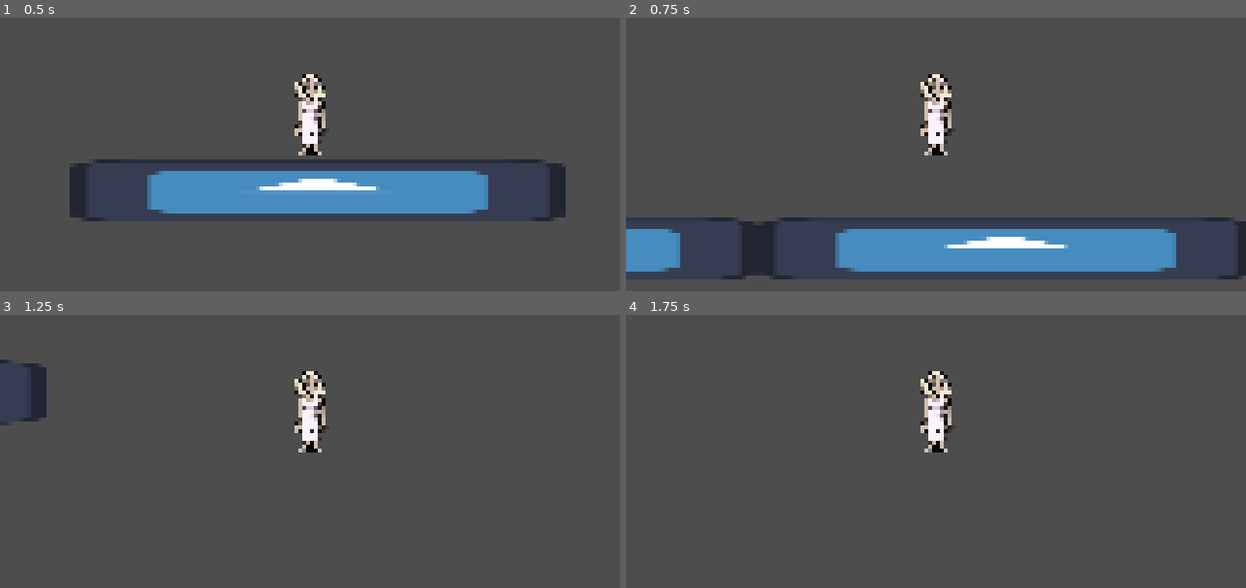
Above: before the commit, frames 1-4 (two rows, left to right).
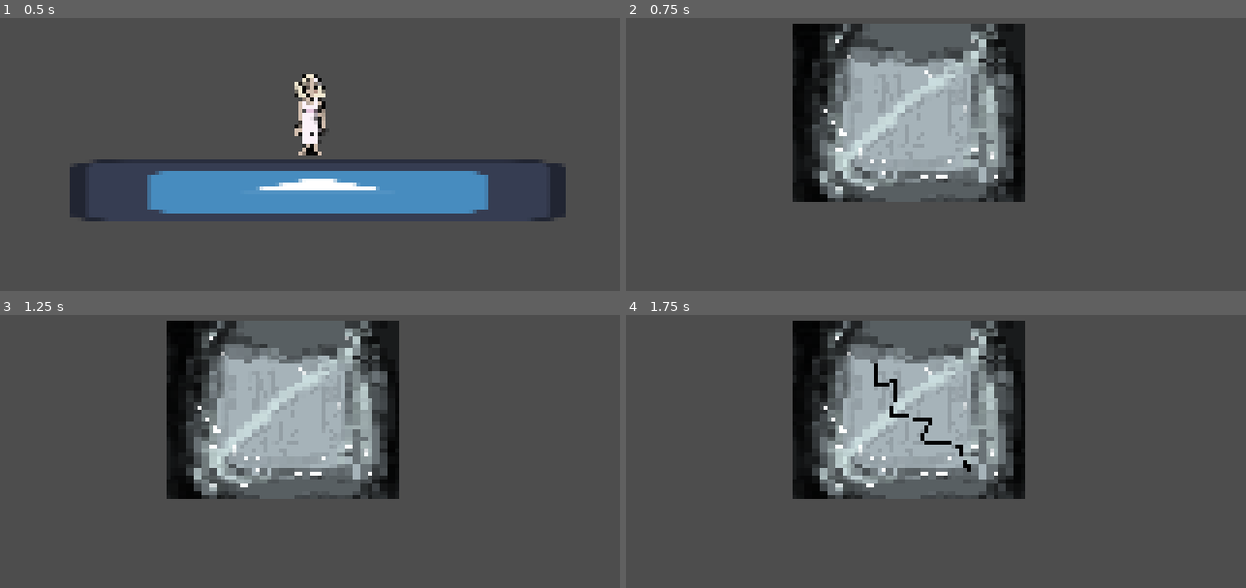
Above: after the commit, the same moments.

Repository: LukeStump/MinerMeltdown
Game: Godot game, scene res://main.tscn
Same seed, same stepped clock (60 frames per second), same inputs: the game is played once before the commit and once after it. The engine's default icon, where the game draws it, is replaced by a stand-in: a white triangle on a blue panel in a dark square.
Inputs (mouse positions are in pixels of both pictures, inside the frame that each line leads up to):
- Up to frame 1 (0.5 s): no input
- Up to frame 2 (0.75 s): tap Enter (ui_accept) at 0.5, 0.6 s; move the mouse to (1072, 99) at 0.52 s; hold Right (ui_right) from 0.53 s (still down); click (1072, 99) at 0.67 s
- Up to frame 3 (1.25 s): keep holding Right (ui_right); tap Enter (ui_accept) at 0.77, 1.07 s
- Up to frame 4 (1.75 s): keep holding Right (ui_right); move the mouse to (812, 432) at 1.27 s; click (812, 432) at 1.35 s; tap Enter (ui_accept) at 1.52, 1.55 s

Frame 1 is identical in both runs. In frame 2, 32% of the frame differs, in the area x 0-100%, y 2-96%; in frame 3, 19%; in frame 4, 19%.

Commit message:
added a bunch

Diff:
--- a/FrontOnMining/FrontOnIce.tscn
+++ b/FrontOnMining/FrontOnIce.tscn
@@ -20,13 +20,13 @@
 "duration": 1.0,
 "texture": ExtResource("4_wxdpd")
 }],
-"loop": true,
+"loop": false,
 "name": &"default",
 "speed": 5.0
 }]
 
 [sub_resource type="GDScript" id="GDScript_epi0n"]
-script/source = "extends Sprite2D
+script/source = "extends AnimatedSprite2D
 
 
 # Called when the node enters the scene tree for the first time.
@@ -42,6 +42,7 @@
 func _on_area_2d_input_event(viewport: Node, event: InputEvent, shape_idx: int) -> void:
 	if event.is_action_pressed(\"click\"):
 		print(\"ouch you clicked me\")
+		frame += 1
 "
 
 [sub_resource type="RectangleShape2D" id="RectangleShape2D_a6wsn"]
@@ -57,3 +58,5 @@
 [node name="CollisionShape2D" type="CollisionShape2D" parent="Area2D"]
 scale = Vector2(12.1956, 9.26227)
 shape = SubResource("RectangleShape2D_a6wsn")
+
+[connection signal="input_event" from="Area2D" to="." method="_on_area_2d_input_event"]
--- a/FrontOnMining/mining.tscn
+++ b/FrontOnMining/mining.tscn
@@ -5,4 +5,4 @@
 [node name="Mining" type="Node2D"]
 
 [node name="FrontOnIce" parent="." instance=ExtResource("1_v5pd4")]
-position = Vector2(510, 268)
+position = Vector2(73, 44)
--- /dev/null
+++ b/main.gd
@@ -0,0 +1,14 @@
+extends Node2D
+
+func _input(event):
+	if event.is_action_pressed("ui_cancel"):
+		get_tree().quit()
+
+# Called when the node enters the scene tree for the first time.
+func _ready() -> void:
+	pass # Replace with function body.
+
+
+# Called every frame. 'delta' is the elapsed time since the previous frame.
+func _process(delta: float) -> void:
+	pass
--- a/main.tscn
+++ b/main.tscn
@@ -1,9 +1,11 @@
-[gd_scene load_steps=3 format=3 uid="uid://cv8gnur8cpwwq"]
+[gd_scene load_steps=4 format=3 uid="uid://cv8gnur8cpwwq"]
 
 [ext_resource type="PackedScene" uid="uid://diq1orq34j6cc" path="res://floor.tscn" id="1_4fs1c"]
+[ext_resource type="Script" path="res://main.gd" id="1_7pk7y"]
 [ext_resource type="PackedScene" uid="uid://dkmg7anlmcbpk" path="res://miner.tscn" id="2_t7m4j"]
 
 [node name="Node2D" type="Node2D"]
+script = ExtResource("1_7pk7y")
 
 [node name="Floor" parent="." instance=ExtResource("1_4fs1c")]
 position = Vector2(75, 49)
--- a/miner.gd
+++ b/miner.gd
@@ -12,7 +12,7 @@
 
 	# Handle jump.
 	if Input.is_action_just_pressed("ui_accept") and is_on_floor():
-		get_tree().change_scene_to_file("res://test.tscn")
+		get_tree().change_scene_to_file("res://FrontOnMining/mining.tscn")
 
 	# Get the input direction and handle the movement/deceleration.
 	# As good practice, you should replace UI actions with custom gameplay actions.
--- a/project.godot
+++ b/project.godot
@@ -19,6 +19,7 @@
 
 window/size/viewport_width=160
 window/size/viewport_height=90
+window/size/mode=3
 window/stretch/mode="viewport"
 
 [input]
